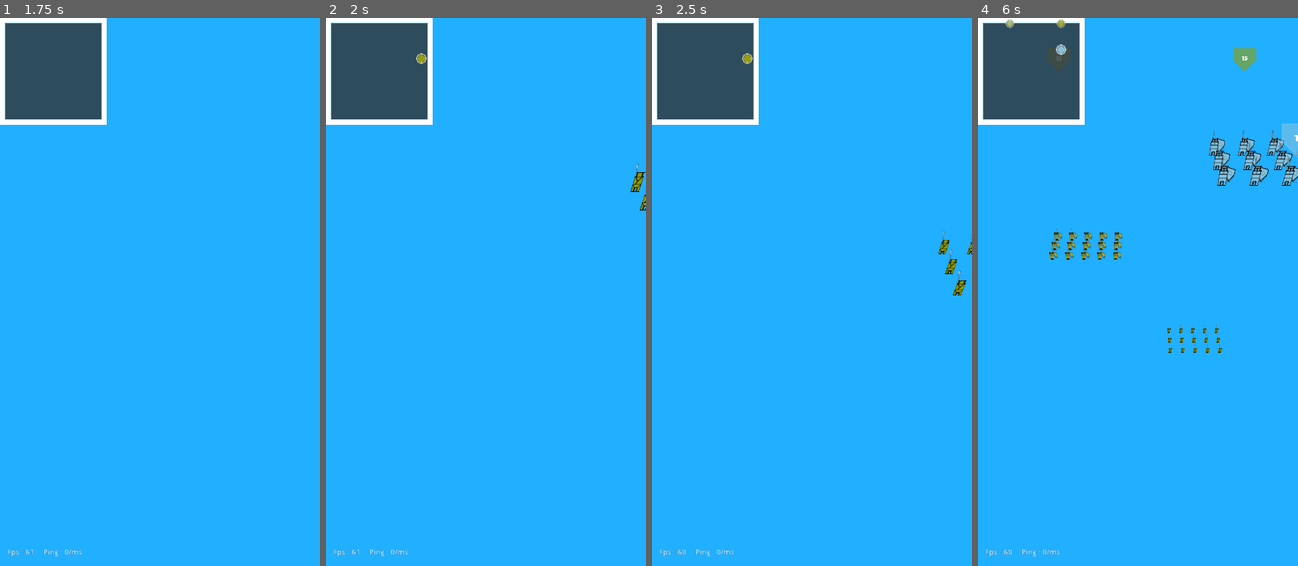
Above: before the commit, frames 1-4 (left to right).
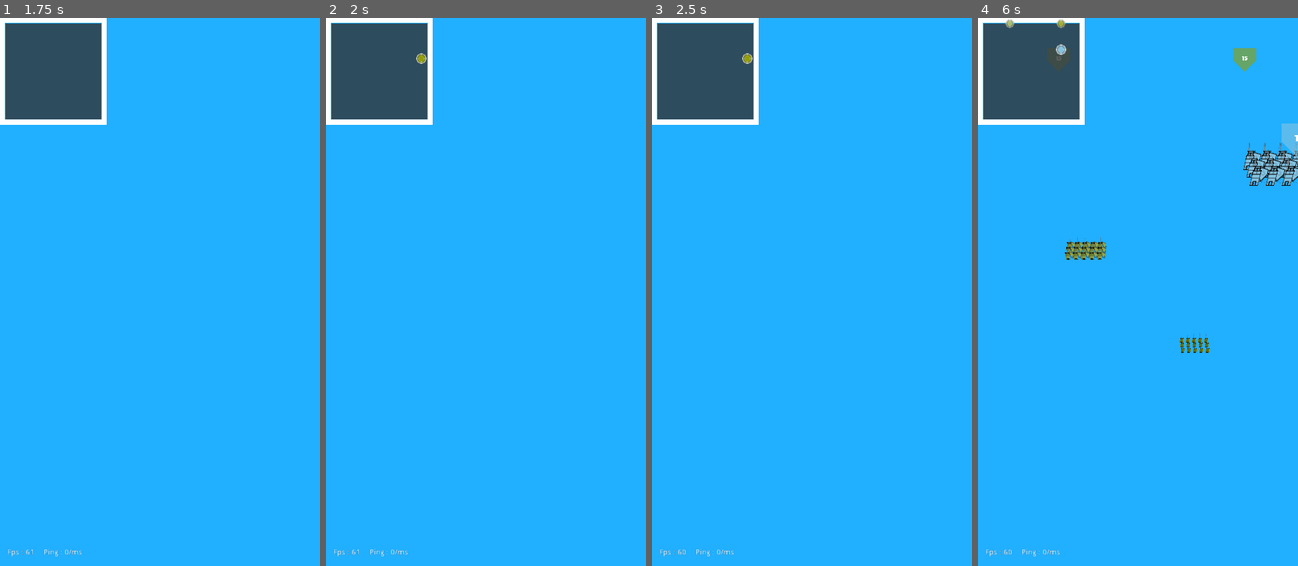
Above: after the commit, the same moments.

Repository: renosyah/nation-conquest
Game: Godot game, scene res://gameplay/mp/host/host.tscn
Same seed, same stepped clock (60 frames per second), same inputs: the game is played once before the commit and once after it. This scene is started directly instead of the project's main scene. Sound files missing from this copy of the repository are replaced by a short silence.
Inputs (mouse positions are in pixels of both pictures, inside the frame that each line leads up to):
- Up to frame 1 (1.75 s): tap Enter at 0.5 s; move the mouse to (230, 264) at 0.52 s; click (230, 264) at 0.67 s; drag from (96, 319) to (144, 401) at 1.27 s
- Up to frame 2 (2 s): no input
- Up to frame 3 (2.5 s): move the mouse to (844, 171) at 2.02 s; click (844, 171) at 2.17 s
- Up to frame 4 (6 s): drag from (1122, 401) to (1042, 209) at 2.77 s; move the mouse to (1234, 374) at 3.52 s; click (1234, 374) at 3.67 s; drag from (1042, 209) to (1090, 155) at 4.27 s; move the mouse to (1154, 292) at 5.02 s; click (1154, 292) at 5.17 s; drag from (1090, 155) to (1074, 319) at 5.77 s

Frame 1 is identical in both runs. In frame 2, 0.1% of the frame differs, in the area x 95-100%, y 26-36%; in frame 3, 0.2%; in frame 4, 1.7%, in the area x 22-100%, y 20-62%.
Error in both runs: Invalid get index 'seed' (on base: 'Dictionary'). (res://gameplay/mp/host/host.gd:37)

Commit message:
pooling arrows

Diff:
--- a/entity/projectile/arrow/arrow.tscn
+++ b/entity/projectile/arrow/arrow.tscn
@@ -8,8 +8,6 @@
 
 [node name="Sprite3D" type="Sprite3D" parent="."]
 transform = Transform( 0.000663237, 0, 1, 0, 1, 0, -1, 0, 0.000663237, 0, 0, 0 )
+cast_shadow = 0
+generate_lightmap = false
 texture = ExtResource( 2 )
-
-[node name="Sprite3D2" type="Sprite3D" parent="Sprite3D"]
-transform = Transform( 1, 0, 0, 0, -4.37114e-08, -1, 0, 1, -4.37114e-08, 0, 0, 0 )
-texture = ExtResource( 2 )
--- a/entity/projectile/projectile.gd
+++ b/entity/projectile/projectile.gd
@@ -10,14 +10,21 @@
 # Called when the node enters the scene tree for the first time.
 func _ready():
 	set_as_toplevel(true)
+	visible = false
+	set_process(false)
+
+func fire():
 	look_at(target, Vector3.UP)
+	visible = true
+	set_process(true)
 
 # Called every frame. 'delta' is the elapsed time since the previous frame.
 func _process(delta):
 	var distance :float = translation.distance_squared_to(target)
 	if distance <= margin:
 		emit_signal("hit")
-		queue_free()
+		set_process(false)
+		visible = false
 		return
 
 	var direction :Vector3 = translation.direction_to(target)
--- a/entity/squad/squad.gd
+++ b/entity/squad/squad.gd
@@ -14,8 +14,9 @@
 export var move_to :Vector3
 export var margin :float = 1
 
-export var formation_space :int = 2
-
+export var formation_space :int = 1
+
+var _is_range_squad :bool = false
 var _speed :int = 2
 var _units :Array = []
 var _targets :Array = []
@@ -63,6 +64,7 @@
 
 		_speed = (_unit.speed + 1)
 		spotting_range = _unit.spotting_range
+		_is_range_squad = _unit.is_range_unit
 		pos += 1
 
 
@@ -199,16 +201,19 @@
 	if _targets.empty() or _units.empty():
 		return
 
-	var max_attack_unit :int = int(_units.size() / 2)
-	max_attack_unit = 2 if max_attack_unit < 2 else max_attack_unit
+	var max_attack_unit :int = 2
+
+	if _is_range_squad:
+		max_attack_unit = _units.size()
+
+	else:
+		max_attack_unit = int(_units.size() / 2)
+		max_attack_unit = 2 if max_attack_unit < 2 else max_attack_unit
 
 	var pos :int = 0
 
 	for unit in _units:
 		if pos >= max_attack_unit:
-			return
-
-		if pos > _targets.size() - 1:
 			return
 
 		if not is_instance_valid(_targets[pos]):
@@ -220,16 +225,16 @@
 			unit.is_attacking = true
 			unit.attack_to = _targets[pos]
 
-		pos += 1
+		if pos < _targets.size() - 1:
+			pos += 1
 
 func _spotted_target():
 	_targets.clear()
 
 	for body in _area.get_overlapping_bodies():
-		if _targets.size() > 10:
+		if _targets.size() > 32:
 			return
 
-		var valids :Array = []
 		if body == self:
 			continue
 
--- a/entity/unit/BaseUnit.gd
+++ b/entity/unit/BaseUnit.gd
@@ -15,6 +15,8 @@
 export var move_to :Vector3
 export var margin :float = 0.6
 export var speed :int = 2
+
+export var is_range_unit :bool = false
 
 var _direction :Vector3
 var _velocity :Vector3
@@ -77,10 +79,8 @@
 
 	if not is_on_floor():
 		_velocity.y -= _gravity
-		_velocity = move_and_slide(_velocity, Vector3.UP, true)
 
-	else:
-		_velocity = move_and_slide(_velocity, Vector3.UP, true)
+	_velocity = move_and_slide(_velocity, Vector3.UP, true)
 
 func attacking(delta :float):
 	if not is_attacking:
@@ -138,8 +138,9 @@
 	emit_signal("unit_dead", self)
 
 func _move_to_position(_at :Vector3, _margin :float) -> bool:
-	var pos = global_transform.origin
-	var to = Vector3(_at.x , pos.y, _at.z)
+	var pos:Vector3 = global_transform.origin
+	var to:Vector3 = Vector3(_at.x , pos.y, _at.z)
+
 	var distance :float = pos.distance_to(to)
 	if distance <= _margin:
 		return true
--- a/entity/unit/archer/archer.gd
+++ b/entity/unit/archer/archer.gd
@@ -11,10 +11,33 @@
 onready var animation_weapon_state = $pivot/AnimationTree.get("parameters/playback")
 onready var animation_body_state = $AnimationTree.get("parameters/playback")
 
+var _arrows_pool :Array = []
+
 # Called when the node enters the scene tree for the first time.
 func _ready():
 	attack_animation = "shot"
 	body.modulate = color
+	_create_arrow_pools()
+
+func _create_arrow_pools():
+	for i in range(4):
+		_arrows_pool.append(_create_arrow())
+
+func _get_arrow() -> BaseProjectile:
+	for arrow in _arrows_pool:
+		if not arrow.visible:
+			return arrow
+
+	var arrow = _create_arrow()
+	_arrows_pool.append(arrow)
+	return arrow
+
+func _create_arrow() -> BaseProjectile:
+	var arrow = arrow_projectile.instance()
+
+	arrow.connect("hit", self ,"_arrow_hit")
+	add_child(arrow)
+	return arrow
 
 func perform_attack():
 	animation_weapon_state.travel(attack_animation)
@@ -22,10 +45,10 @@
 	if not is_instance_valid(attack_to):
 		return
 
-	var arrow = arrow_projectile.instance()
+	var arrow = _get_arrow()
+	arrow.translation = global_transform.origin
 	arrow.target = attack_to.global_transform.origin
-	arrow.connect("hit", self ,"_arrow_hit")
-	add_child(arrow)
+	arrow.fire()
 
 func _arrow_hit():
 	.perform_attack()
@@ -50,7 +73,6 @@
 
 func attacking(delta :float):
 	.attacking(delta)
-
 	if not is_attacking:
 		return
 
--- a/entity/unit/archer/archer.tscn
+++ b/entity/unit/archer/archer.tscn
@@ -270,8 +270,9 @@
 script = ExtResource( 3 )
 hp = 3
 max_hp = 3
+is_range_unit = true
 attack_delay = 1.0
-attack_range = 8.0
+attack_range = 14.0
 spotting_range = 12.0
 
 [node name="CollisionShape" type="CollisionShape" parent="."]
